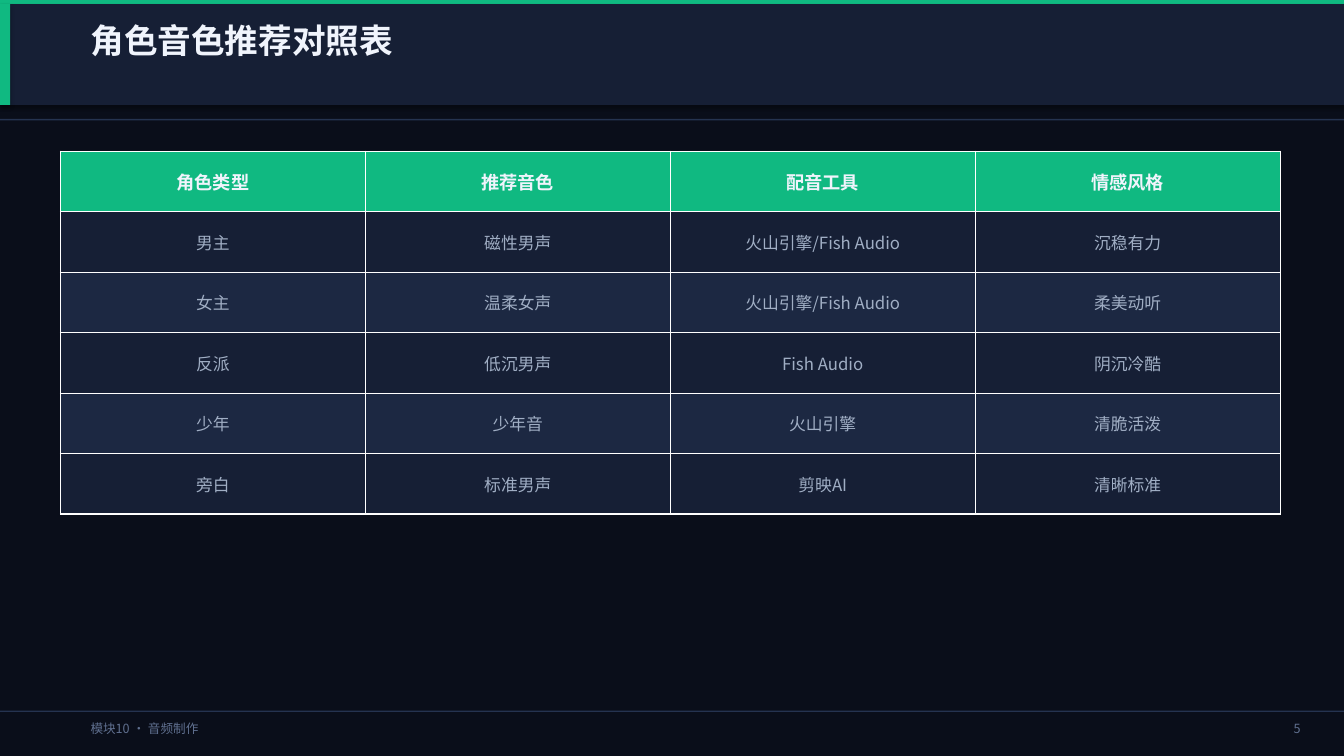
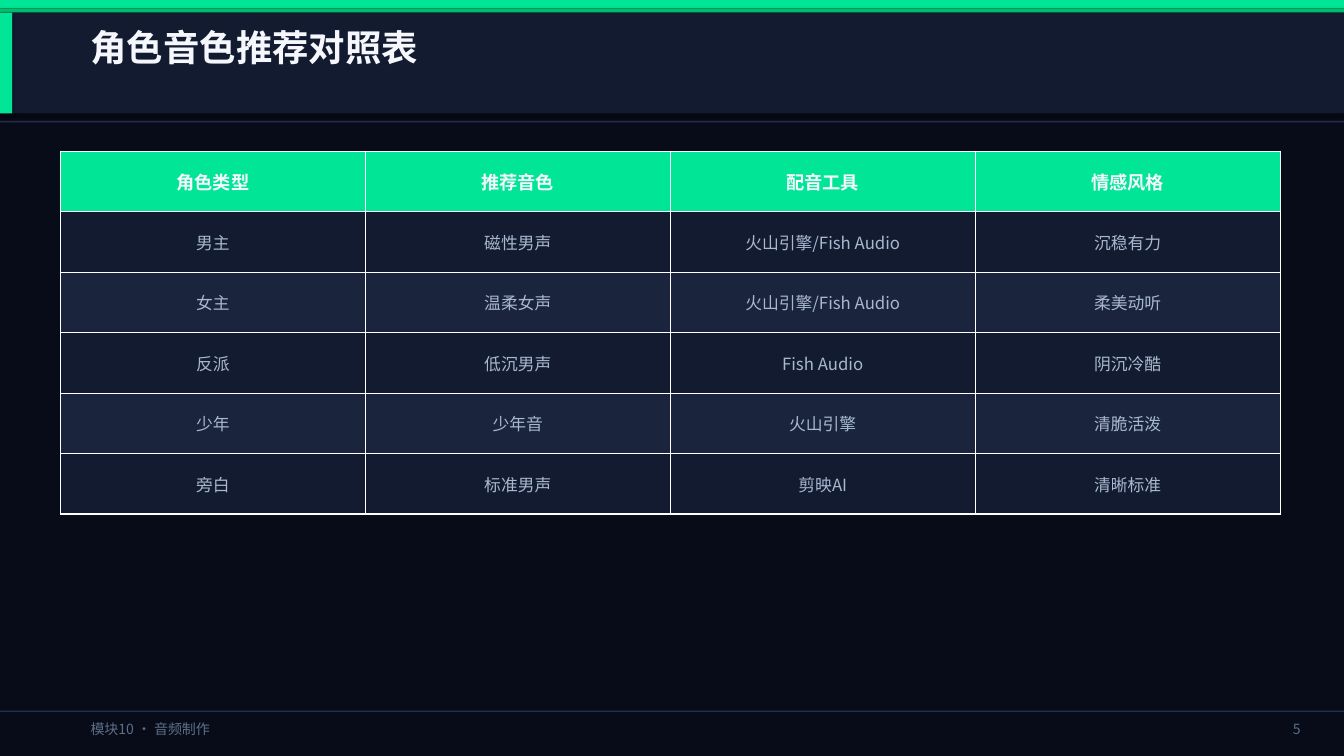
Before and after one commit to lichangjiang932-ship-it/ai-video-class, a slide deck: slide 6 of AI漫剧制作课程/PPT课件/模块10-音频制作.pptx. Drawn at 1344x756 pixels with LibreOffice and Linux fonts; fonts in the diff are those of the drawing. Boxes give left, top, right and bottom in pixels: in the first picture for what was removed or moved away, otherwise in the second. Text is boxed around its words. In the diff, an @@ line names an element or a change of style, - is before the commit and + after.

```diff
--- a/AI漫剧制作课程/PPT课件/模块10-音频制作.pptx
+++ b/AI漫剧制作课程/PPT课件/模块10-音频制作.pptx
@@ background #0A0E1A to #080C18 @@
@@ rectangle resized from (x1=0, y1=0, x2=1344, y2=4) to (x1=0, y1=0, x2=1344, y2=8) @@
@@ rectangle at (x1=0, y1=0, x2=1344, y2=8): fill #10B981 to #00E696 @@
@@ rectangle at (x1=0, y1=12, x2=12, y2=113): fill #10B981 to #00E696 @@
@@ rectangle resized from (x1=0, y1=4, x2=1344, y2=105) to (x1=0, y1=8, x2=1344, y2=12) @@
@@ rectangle at (x1=0, y1=8, x2=1344, y2=12): fill #161F35 to #00BE6E @@
@@ rectangle moved from (x1=0, y1=4, x2=10, y2=105) to (x1=0, y1=12, x2=12, y2=113) @@
@@ rectangle added at (x1=0, y1=12, x2=1344, y2=113), fill #131B30 @@
@@ text "角色音色推荐对照表" at (x1=91, y1=29, x2=419, y2=65): size 24 to 26 pt, text colour #F0F4FC to #F5F7FC @@
@@ rectangle at (x1=0, y1=121, x2=1344, y2=122): fill #253350 to #223050 @@
@@ table at (x1=60, y1=151, x2=1278, y2=514) @@
@@ fill #10B981 to #00E696 in row 1 @@
@@ fill #161F35 to #131B30 in 12 cells @@
@@ fill #1C2842 to #1A243C in 8 cells @@
@@ text colour #F0F4FC to #F5F7FC in "角色类型", "推荐音色", "配音工具", "情感风格" @@
@@ text colour #A0AEC4 to #A8B8D0 in "男主", "磁性男声", "火山引擎/Fish Audio", "沉稳有力" and 16 more places @@
@@ text "模块10 · 音频制作" at (x1=91, y1=722, x2=210, y2=735): size 9 to 10 pt, text colour #607090 to #5C6E8A @@
```
Also in this commit, not shown: 11 other slides changed, 19 other files.
